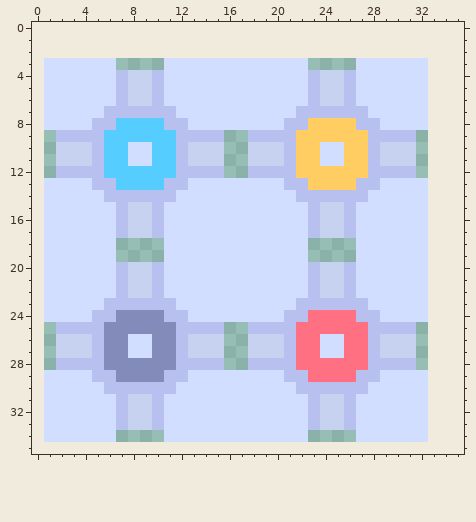
Pixel-art sprite -- Pictures/cubes.png. Above is the file before it was changed.
The file is 32x32 pixels. Colours within 5 levels of each other are drawn and written as one. The old version is drawn lined up with the new one, on the new canvas.
The same view after the edit:
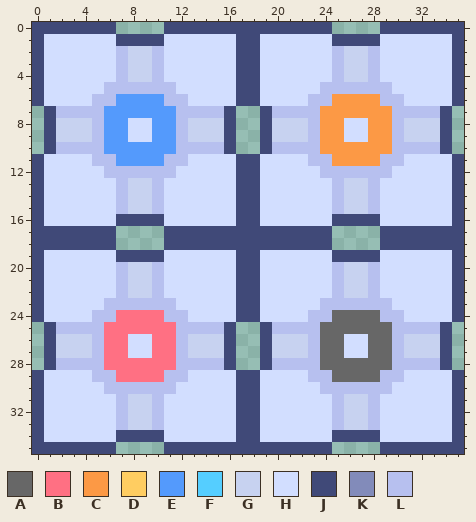
Palette (. is transparent): A #676767  B #ff7083  C #fc9945  D #ffcd61  E #549afc  F #55ceff  G #c7d2f0  H #d2deff  J #404978  K #828bba  L #b7c0ef
The exact change:
canvas 32x32 -> 36x36, the old top-left corner now at 1,3
Changed rows in their new state; - is an unchanged pixel.
first column x 0:
 0 JJJJJJJ----JJJJJJJJJJJJJJ----JJJJJJJ
 1 JHHHHHHJJJJHHHHHHJJHHHHHHJJJJHHHHHHJ
 2 JHHHHHHLGGLHHHHHHJJHHHHHHLGGLHHHHHHJ
 3 J------LGGL------JJ----HHLGGL----HHJ
 4 J----------------JJ----HHLGGL----HHJ
 5 J-----L-LL-L-----JJ----HLL-LLL---HHJ
 6 J----LLEEEELL----JJ-----LCCCCLL--HHJ
 7 -JLLLLEEEEEELLLLJ..JLL--CCCCCCLLLLJ-
 8 -JGGG-EEHHEE-GGGJ..JGGGLCCHHCCLGGGJ-
 9 -JGGG-EEHHEE-GGGJ-.JGGGLCCHHCC-GGGJ-
10 -JLLL-EEEEEE-LLLJ-.JL-LLCCCCCCLLLLJ-
11 JHHHH-LEEEEL-HHHHJJHHHHLLCCCCLLHHHHJ
12 JHHHHHLLLLLLHHHHHJJHHHHHLLLL--HHHHHJ
13 J----HHLGGLHH----JJ--HHHHLGG-----HHJ
14 J-----H-GG-H-----JJ---HHH-GGL----HHJ
15 J----------------JJ----HHLGGL----HHJ
16 J------JJJJ------JJ----HHJJJJ----HHJ
17 JJJJJJJ....JJJJJJJJJJJJJJ....JJJJJJJ
18 JJJJJJJ----JJJJJJJJJJJJJJ--..JJJJJJJ
19 J------JJJJ------JJ----HHJJJJ----HHJ
20 J----------------JJ----HHLGGL----HHJ
21 J----------------JJ----HHLGGL----HHJ
22 J----------------JJ----HHLGGL----HHJ
23 J----------------JJ---HH----LL---HHJ
24 J------BBBB------JJ--HHLLAAAALL--HHJ
25 -J----BBBBBB----J-.J--LLAAAAAA--LLJ-
26 -J----BB--BB----J-.J-GGLAAHHAAL-GGJ-
27 -J----BB--BB----J-.J-GGLAAHHAAL-GGJ-
28 -J----BBBBBB----J-.J--LLAAAAAA--LLJ-
29 J------BBBB------JJ--HHLLAAAALL--HHJ
30 J----------------JJ---HH----LL---HHJ
31 J----------------JJ----HHLGGL----HHJ
32 J----------------JJ----HHLGGL----HHJ
33 J----------------JJ----HHLGGL----HHJ
34 J------JJJJ------JJ----HHJJJJ----HHJ
35 JJJJJJJ----JJJJJJJJJJJJJJ----JJJJJJJ
Boxes around the changes in both pictures, in picture pixels (x1, y1, x2, y2):
changed: (32, 22, 464, 454)
